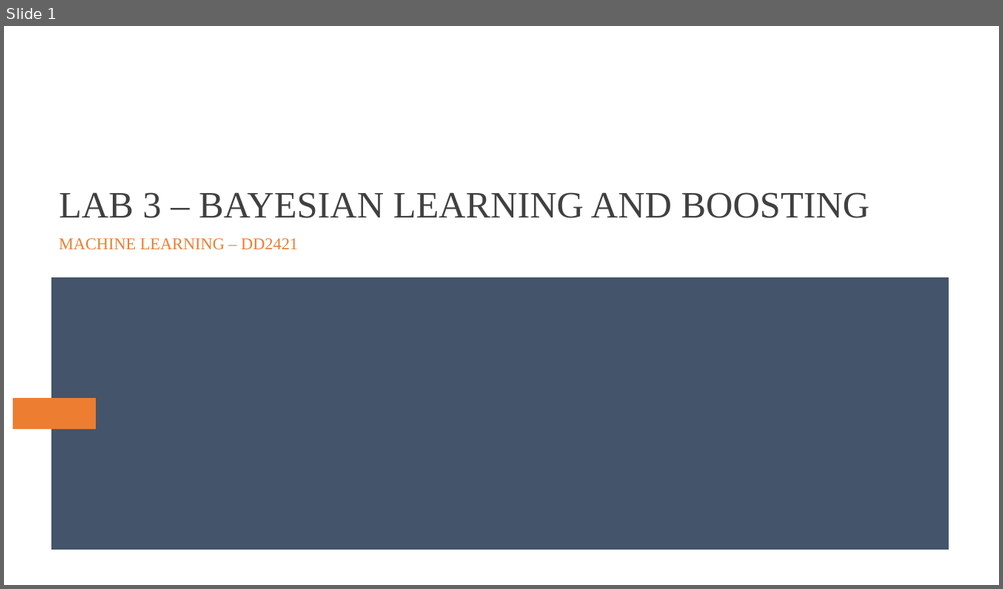
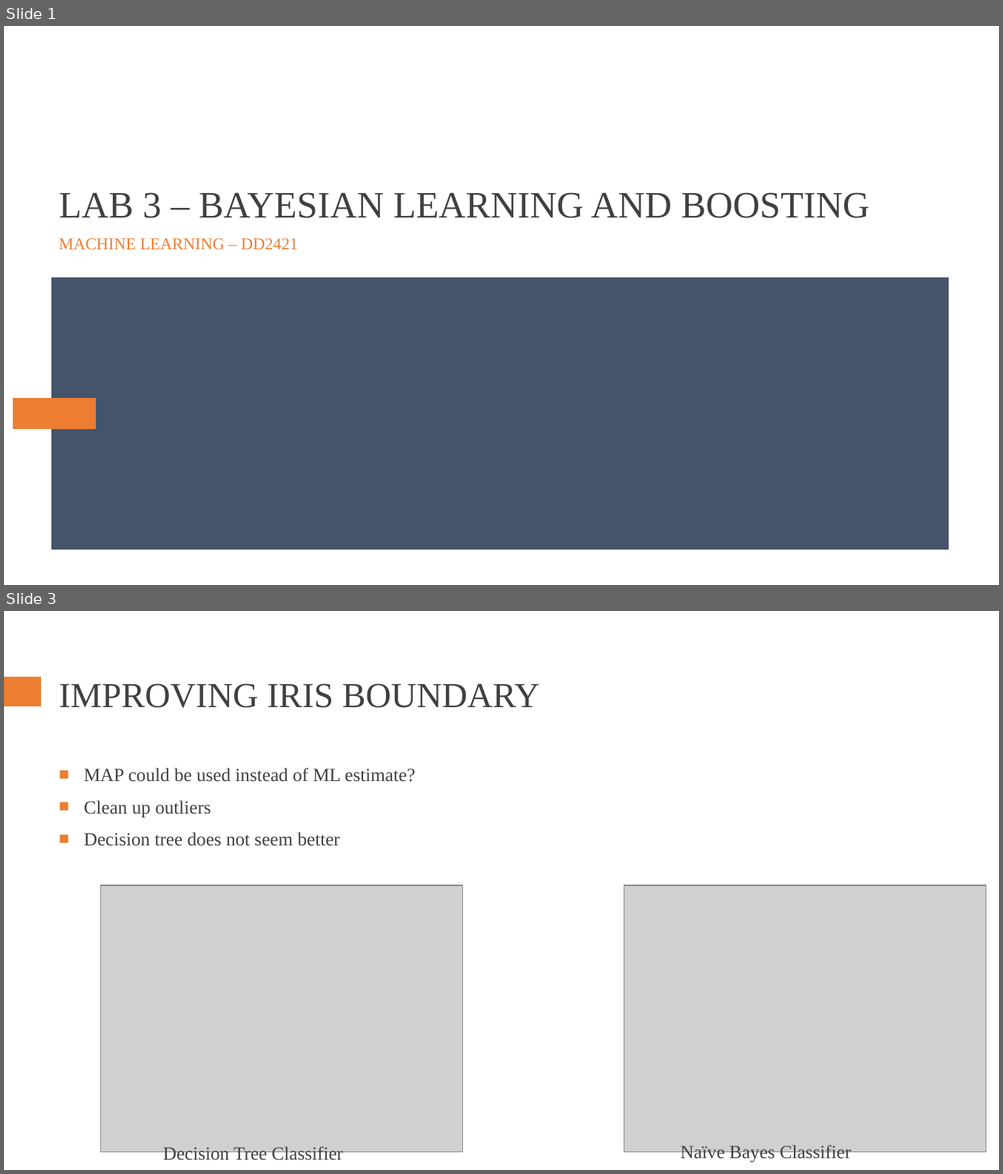
Before and after one commit to rodrigo-castellano/ML_Bayesian_learning_Boosting, a slide deck: Bayes_Boosting_presentation.pptx. Shown one above the other, each under a label of ours: slide 1 before the commit, slides 1 and 3 after it; the slides between them are not shown. The pictures are 1003x589 and 1003x1174 pixels, drawn with LibreOffice and Linux fonts; fonts in the diff are those of the drawing; grey boxes stand for pictures. Boxes give left, top, right and bottom in pixels: in the first picture for what was removed or moved away, otherwise in the second. Text is boxed around its words. In the diff, an @@ line names an element or a change of style, - is before the commit and + after.

```diff
--- a/Bayes_Boosting_presentation.pptx
+++ b/Bayes_Boosting_presentation.pptx
@@ slide 3 added at [4, 611, 999, 1170], background #FFFFFF @@
@@ rectangle added at [4, 677, 41, 706], fill #ED7D31 @@
@@ title added at [59, 684, 540, 708], 34 pt, text #404040 @@
+IMPROVING IRIS BOUNDARY
@@ text added at [84, 768, 415, 846], 18 pt, text #404040 @@
+■ MAP could be used instead of ML estimate?
+■ Clean up outliers
+■ Decision tree does not seem better
@@ picture added at [101, 886, 463, 1153] @@
@@ picture added at [624, 886, 986, 1153] @@
@@ text added at [163, 1147, 343, 1165], 18 pt, text #404040 @@
+Decision Tree Classifier
@@ text added at [680, 1145, 851, 1163], 18 pt, text #404040 @@
+Naïve Bayes Classifier
```
Also in this commit, not shown: 1 slide changed, 3 other files.
